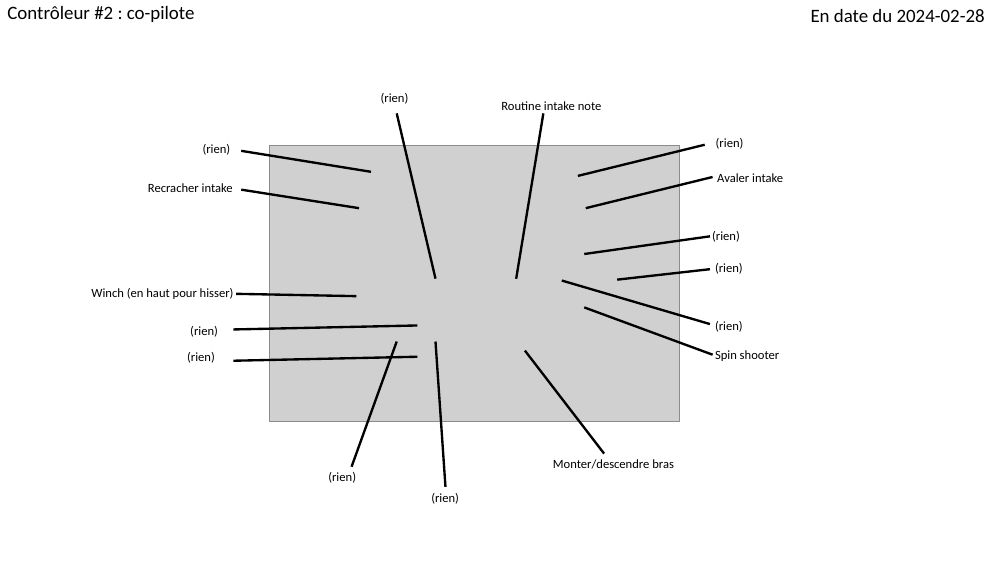
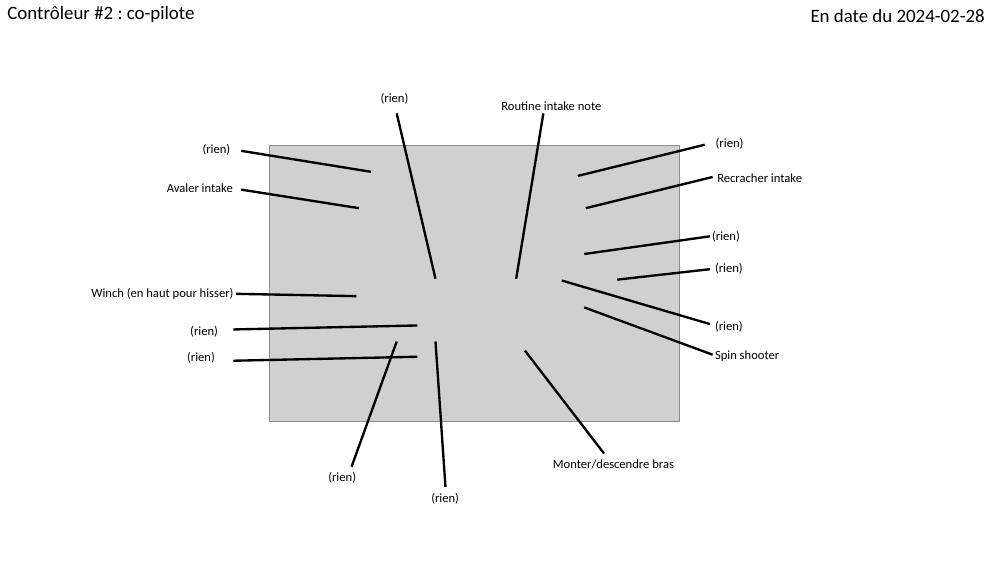
Before and after one commit to Fenix4947-2015/robot2024, a slide deck: slide 2 of contrôles robot 2024.pptx. Drawn at 1008x567 pixels with LibreOffice and Linux fonts; fonts in the diff are those of the drawing; grey boxes stand for pictures. Boxes give left, top, right and bottom in pixels: in the first picture for what was removed or moved away, otherwise in the second. Text is boxed around its words. In the diff, an @@ line names an element or a change of style, - is before the commit and + after.

```diff
--- a/contrôles robot 2024.pptx
+++ b/contrôles robot 2024.pptx
@@ text at (717,173,802,182): text changed @@
-Avaler intake
+Recracher intake
@@ text at (167,183,233,192): text changed @@
-Recracher intake
+Avaler intake
```
Also in this commit, not shown: 1 other slide changed, 9 other files.
